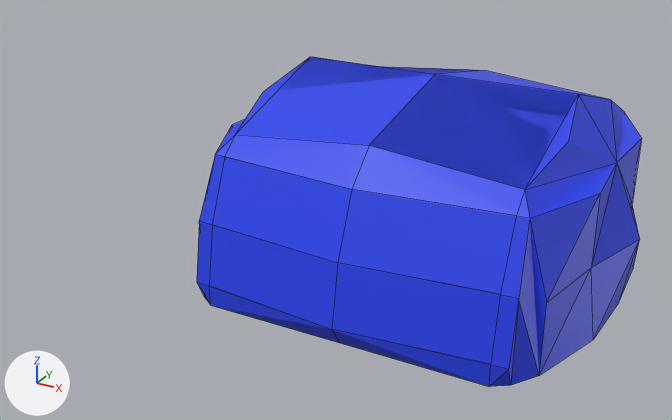
The Blender file Assets/Prefabs/Mobs/fbx_files/Slime_Round/Mobs_Slime_Round.blend: old version first, new version second.
One viewpoint serves both versions: a 50 mm camera at (3.96, -5.84, 3.15) aimed at (0.83, -0.16, 0.31). The axes (+X, +Y, +Z) are drawn at lower left. The lights are the same throughout. Mesh edges are drawn as thin lines.
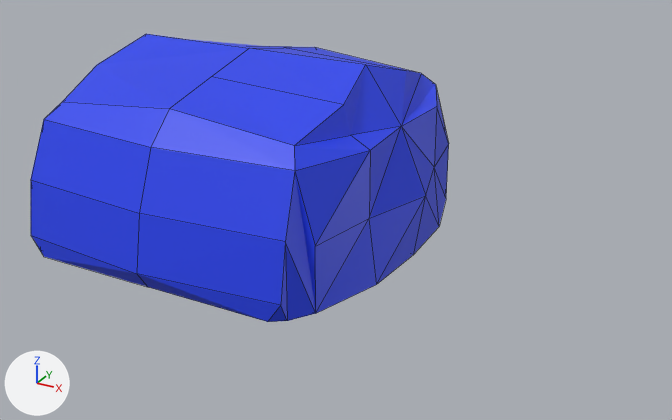
Changed parts and their boxes [x1, y1, x2, y2] in the pictures (672 x 420 px):
'Cube', reshaped, moved, modifiers changed (6% narrower, 12% shorter)
    before: [197, 57, 642, 386]
    after: [31, 34, 449, 322]
part 1 of me_cube_001, built on
    before: [215, 57, 641, 287]
    after: [31, 34, 449, 287]

The change in detail:
me_cube_001 is used by ob_cube; location (1.529, 0.0, 1.001).
me_cube_001 had 35 vertices, 34 faces and spanned x -1.0..1.51, y -1.48..0.0, z -1.0..0.42.
me_cube_001 now has 75 vertices, 91 faces, 2 loose edges and spans x -1.51..1.51, y -1.48..1.48, z -1.0..0.42.
Part 1, on me_cube_001:
5 vertices are removed from x -1.0, y -1.38..0.0, z -1.0..-0.42.
14 faces are deleted.
2 vertices move from x -1.0, y -1.13..0.0, z 0.0 to x -1.09..-1.08, y -1.13..0.5, z 0.0..0.26.
39 vertices are added at x -1.51..1.4, y -1.38..1.48, z -1.0..0.31.
6 new vertices lie (0.0, 0.0, 0.5) away from vertices in x -1.33..1.33, y -1.13..1.13, z -1.0..-0.5.
2 loose edges are added.
71 new faces join them.
Object 'Cube' (ob_cube) loses its MIRROR modifier named 'Mirror'.
Modifier setting removed (it was use_axis = (True, True, False)).
Object 'Cube' (ob_cube) moves from (1.529, 0.0, 1.001) to (-0.012, 0.0, 1.001).
